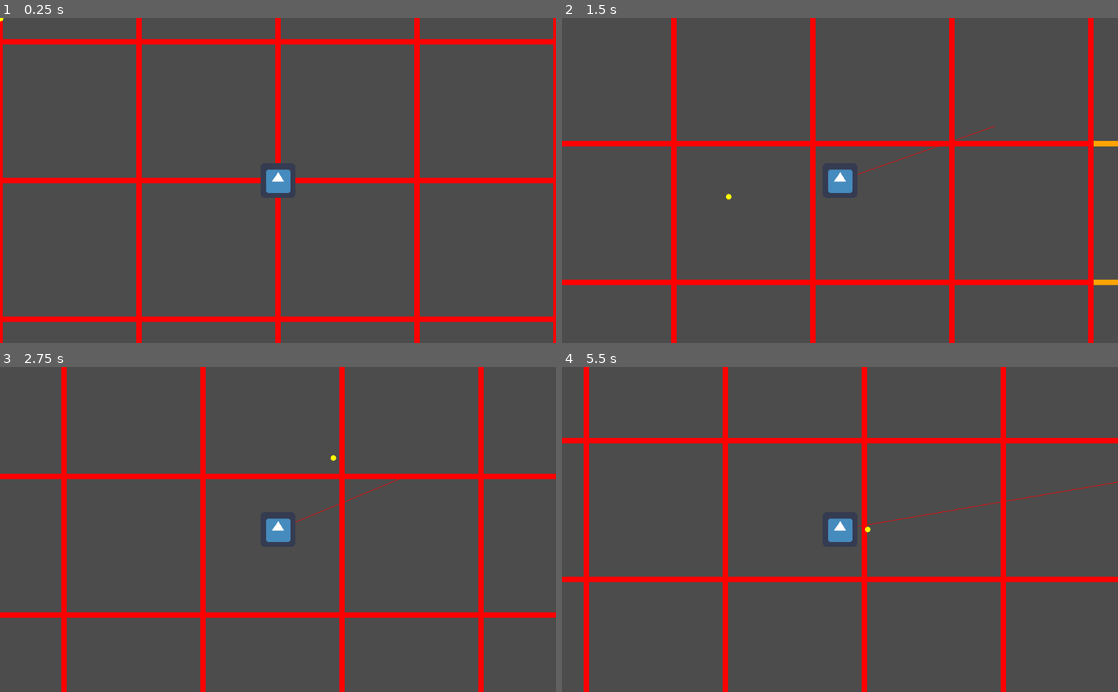
Above: before the commit, frames 1-4 (two rows, left to right).
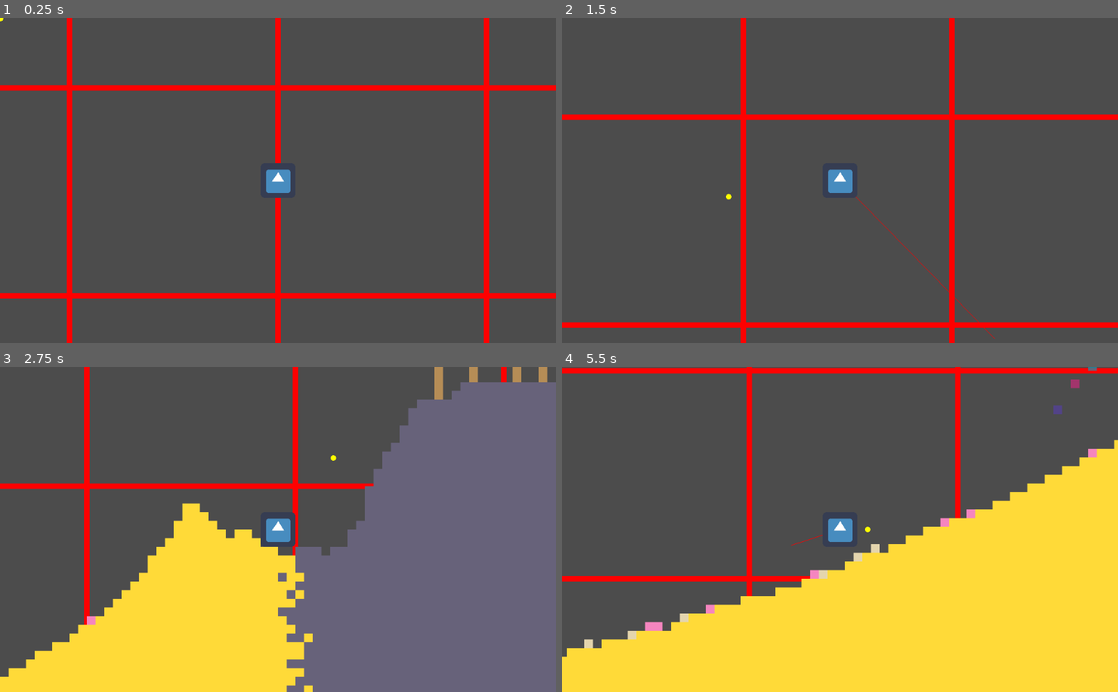
Above: after the commit, the same moments.

Repository: JaedanC/GoTeria
Game: Godot game, scene res://scenes/WorldSpawn/WorldSpawn.tscn
Two runs of this game, one before a commit and one after it. Both use one fixed random seed, a clock stepped at 60 frames per second and the inputs below. The engine's default icon, where the game draws it, is replaced by a stand-in: a white triangle on a blue panel in a dark square.
Inputs (mouse positions are in pixels of both pictures, inside the frame that each line leads up to):
- Up to frame 1 (0.25 s): no input
- Up to frame 2 (1.5 s): tap Enter at 0.5 s; move the mouse to (962, 164) at 0.52 s; hold D (move_right) from 0.53 s (still down); click (962, 164) at 0.6 s; tap Space (jump) at 0.77 s; move the mouse to (728, 196) at 1.27 s; right-click (728, 196) at 1.35 s
- Up to frame 3 (2.75 s): tap Space (jump) at 1.52 s; move the mouse to (333, 458) at 2.02 s; release D (move_right) at 2.03 s; hold A (move_left) from 2.03 s (still down); hold P (show_mappings) from 2.03 s (still down)
- Up to frame 4 (5.5 s): move the mouse to (812, 594) at 2.77 s; release A (move_left) at 2.78 s; release P (show_mappings) at 2.78 s; hold D (move_right) 2.78-4.28 s; tap Mouse wheel down (zoom_in) at 2.85 s; click (812, 594) at 2.92 s; tap Space (jump) at 3.02, 3.77, 4.52 s; move the mouse to (1006, 578) at 3.52 s; hold Mouse wheel up (zoom_out) 3.53-4.28 s; move the mouse to (673, 480) at 4.27 s; hold A (move_left) 4.28-5.03 s; tap B at 4.35 s; move the mouse to (867, 529) at 5.02 s; hold D (move_right) from 5.03 s (still down); tap C at 5.1 s; click (867, 529) at 5.17 s

The runs differ from the first frame. In frame 1, 13% of the frame differs, in the area x 0-100%, y 0-100%; in frame 2, 11%; in frame 3, 61%; in frame 4, 48%.

Commit message:
High performance export

Diff:
--- a/project.godot
+++ b/project.godot
@@ -25,6 +25,7 @@
 
 [display]
 
+window/size/fullscreen=true
 window/vsync/use_vsync=false
 
 [editor_plugins]
@@ -44,4 +45,6 @@
 
 [rendering]
 
+quality/intended_usage/framebuffer_allocation=0
+quality/intended_usage/framebuffer_allocation.mobile=0
 environment/default_environment="res://default_env.tres"
--- a/scenes/Chunk/Chunk.gd
+++ b/scenes/Chunk/Chunk.gd
@@ -14,10 +14,10 @@
 func _ready():
 	terrain = get_tree().get_root().find_node("Terrain", true, false)
 
-func _process(_delta):
+#func _process(_delta):
 	# Turn this on to see the chunk be streamed in
 #	update()
-	pass
+#	pass
 
 func init_stream(_world_image : Image, _chunk_position : Vector2, _block_count : Vector2, _block_pixel_size : Vector2):
 	"""
@@ -46,7 +46,7 @@
 	This method streams in the entire chunk at once. This is usually because the
 	game needs to draw this chunk urgently.
 	"""
-	stream(block_count.x * block_count.y)
+	stream(floor(block_count.x * block_count.y))
 #
 func stream(maximum_blocks_to_load : int):
 	"""
--- a/scenes/Player/Camera.gd
+++ b/scenes/Player/Camera.gd
@@ -2,3 +2,4 @@
 
 func _process(_delta):
 	align()
+	pass
--- a/scenes/Player/Player.gd
+++ b/scenes/Player/Player.gd
@@ -61,6 +61,9 @@
 	if event.is_action_pressed("zoom_out"):
 		camera.zoom -= Vector2(0.25, 0.25)
 
+	if event.is_action_pressed("quit"):
+		get_tree().quit()
+
 	camera.zoom.x = clamp(camera.zoom.x, 0.5, 10)
 	camera.zoom.y = clamp(camera.zoom.y, 0.5, 10)
 
@@ -97,7 +100,8 @@
 
 	# Use this to temporarily reduce the size of the viewport loading rectangle
 	# to watch the chunks be streamed in. 0 is no effect. 1 is no vision.
-	var viewport_modifier = 0.3
+#	var viewport_modifier = 0.4
+	var viewport_modifier = 0
 	var size = viewport_rectangle.size * Vector2(viewport_modifier, viewport_modifier)
 	viewport_rectangle = viewport_rectangle.grow_individual(-size.x, -size.y, -size.x, -size.y)
 
--- a/scenes/Player/Player.tscn
+++ b/scenes/Player/Player.tscn
@@ -38,6 +38,5 @@
 script = ExtResource( 2 )
 
 [node name="GravityComponent" parent="." instance=ExtResource( 3 )]
-enabled = false
 
 [node name="CollisionComponent" parent="." instance=ExtResource( 6 )]
--- a/scenes/Terrain/Terrain.gd
+++ b/scenes/Terrain/Terrain.gd
@@ -30,8 +30,8 @@
 var lightly_loading_drawing_chunks = {}
 var urgently_loading_blocks_chunks = {}
 
-var load_margin = 2
-var draw_margin = 2
+var load_margin = 1
+var draw_margin = 1
 
 var player = null
 
@@ -66,7 +66,6 @@
 
 	# Draw the chunk borders
 	update()
-
 
 func _draw():
 	"""
@@ -202,8 +201,8 @@
 	performance. Maybe I'll make them editable in a configuration file in the
 	future...
 	"""
-	var blocks_to_load = 1024
-	var chunks_to_draw = 2
+	var blocks_to_load = 512
+	var chunks_to_draw = 1
 
 	for point in loaded_chunks.keys():
 		if urgently_loading_blocks_chunks.has(point):
--- a/scenes/Terrain/Terrain.tscn
+++ b/scenes/Terrain/Terrain.tscn
@@ -5,5 +5,5 @@
 [node name="Terrain" type="Node2D"]
 script = ExtResource( 1 )
 block_pixel_size = Vector2( 16, 16 )
-world_size_in_chunks = Vector2( 40, 20 )
-chunk_block_count = Vector2( 32, 32 )
+world_size_in_chunks = Vector2( 10, 10 )
+chunk_block_count = Vector2( 24, 24 )
--- a/scenes/WorldSpawn/ActionMapping.gd
+++ b/scenes/WorldSpawn/ActionMapping.gd
@@ -43,6 +43,7 @@
 	add_action_mapping("click", key_string_to_int("mouse1", "Mouse"), InputEventMouseButton)
 	add_action_mapping("dig", key_string_to_int("mouse2", "Mouse"), InputEventMouseButton)
 	add_action_mapping("brake", key_string_to_int("x", "Keyboard"), InputEventKey)
+	add_action_mapping("quit", key_string_to_int("esc", "Keyboard"), InputEventKey)
 
 func setup_aliases():
 	# TODO: No Axis Mappings yet. Though is this required?
--- a/scenes/WorldSpawn/WorldSpawn.gd
+++ b/scenes/WorldSpawn/WorldSpawn.gd
@@ -1,4 +1,9 @@
 extends Node2D
+
+var title = "Teria"
+
+func _process(_delta):
+	OS.set_window_title(title + " | FPS: " + str(Engine.get_frames_per_second()))
 
 # Called when the node enters the scene tree for the first time.
 func _ready():
--- a/scenes/WorldSpawn/WorldSpawn.tscn
+++ b/scenes/WorldSpawn/WorldSpawn.tscn
@@ -32,6 +32,5 @@
 script = ExtResource( 5 )
 
 [node name="Terrain" parent="." instance=ExtResource( 7 )]
-chunk_block_count = Vector2( 16, 16 )
 
 [node name="Player" parent="." instance=ExtResource( 1 )]
Not shown, added: bin/TestingNotDebug.exe
Not shown, added: bin/TestingNotDebug.pck
